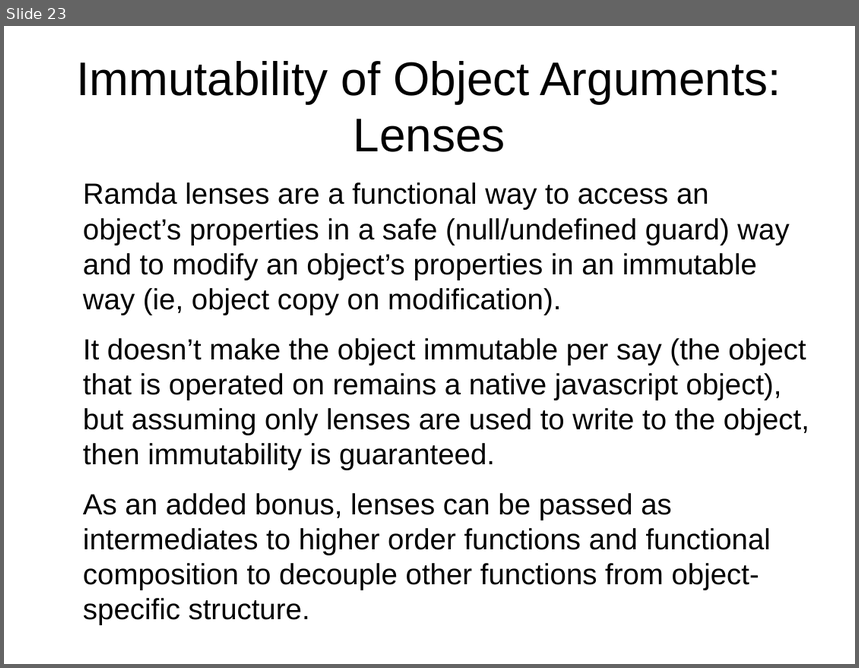
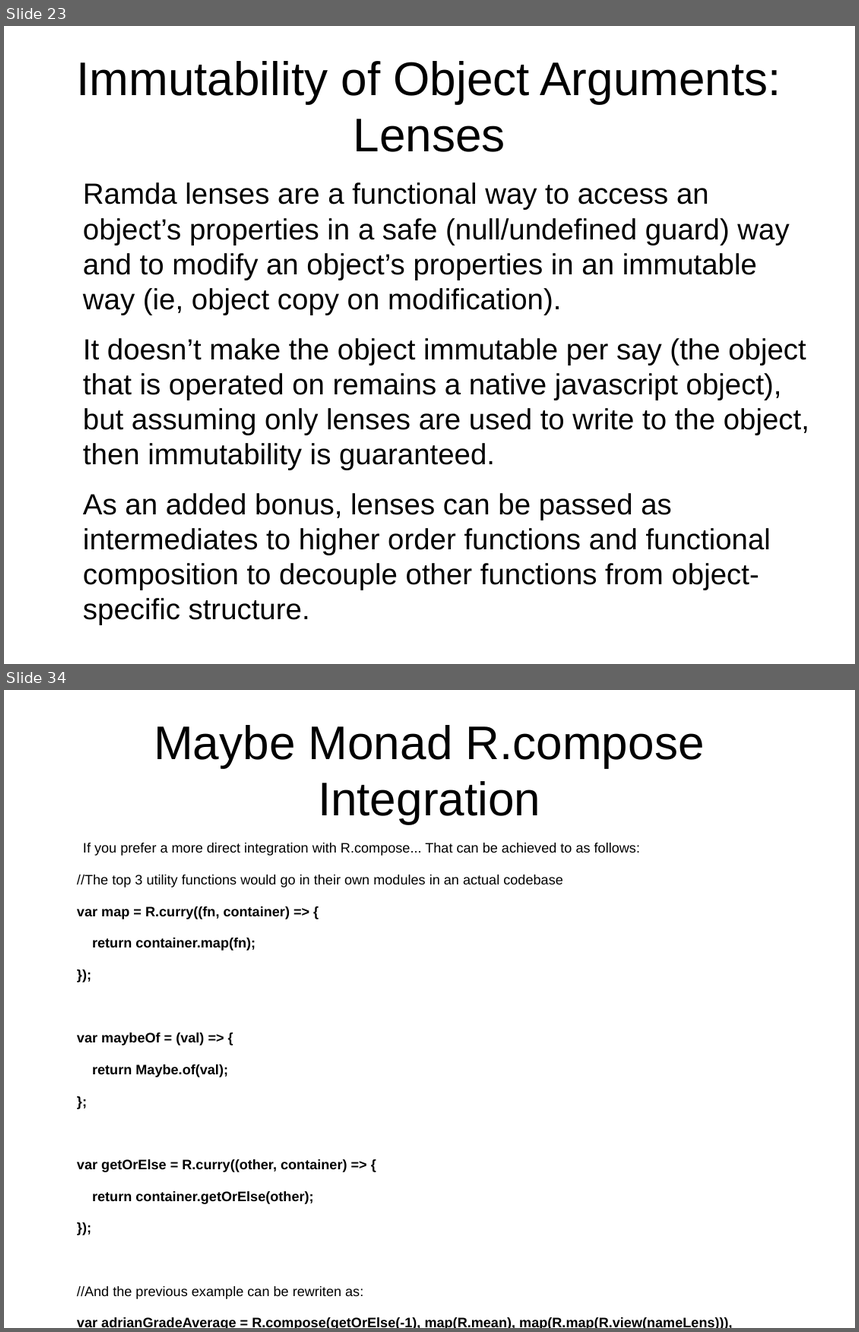
Before and after one commit to Magnitus-/FunctionalJsPresentation, a slide deck: Slides.odp. Shown one above the other, each under a label of ours: slide 23 before the commit, slides 23 and 34 after it; the slides between them are not shown. The pictures are 859x668 and 859x1332 pixels, drawn with LibreOffice and Linux fonts; fonts in the diff are those of the drawing. Boxes give left, top, right and bottom in pixels: in the first picture for what was removed or moved away, otherwise in the second. Text is boxed around its words. In the diff, an @@ line names an element or a change of style, - is before the commit and + after.

```diff
--- a/Slides.odp
+++ b/Slides.odp
@@ slide 34 added at (4,690,855,1328), background #FFFFFF @@
@@ title added at (154,725,705,825), 44 pt, text #000000 @@
+Maybe Monad R.compose Integration
@@ text added at (77,843,732,1328), 12.8 pt, text #000000, bold @@
+If you prefer a more direct integration with R.compose... That can be achieved to as follows:
+//The top 3 utility functions would go in their own modules in an actual codebase
+var map = R.curry((fn, container) => {
+return container.map(fn);
+});
+var maybeOf = (val) => {
+return Maybe.of(val);
+};
+var getOrElse = R.curry((other, container) => {
+return container.getOrElse(other);
+});
+//And the previous example can be rewriten as:
+var adrianGradeAverage = R.compose(getOrElse(-1), map(R.mean), map(R.map(R.view(nameLens))), map(R.filter(isAdrian)), maybeOf);
+var average = adrianGradeAverage(databaseStudents);
```
Also in this commit, not shown: 6 slides changed, 13 other slides added, 1 slide removed.
